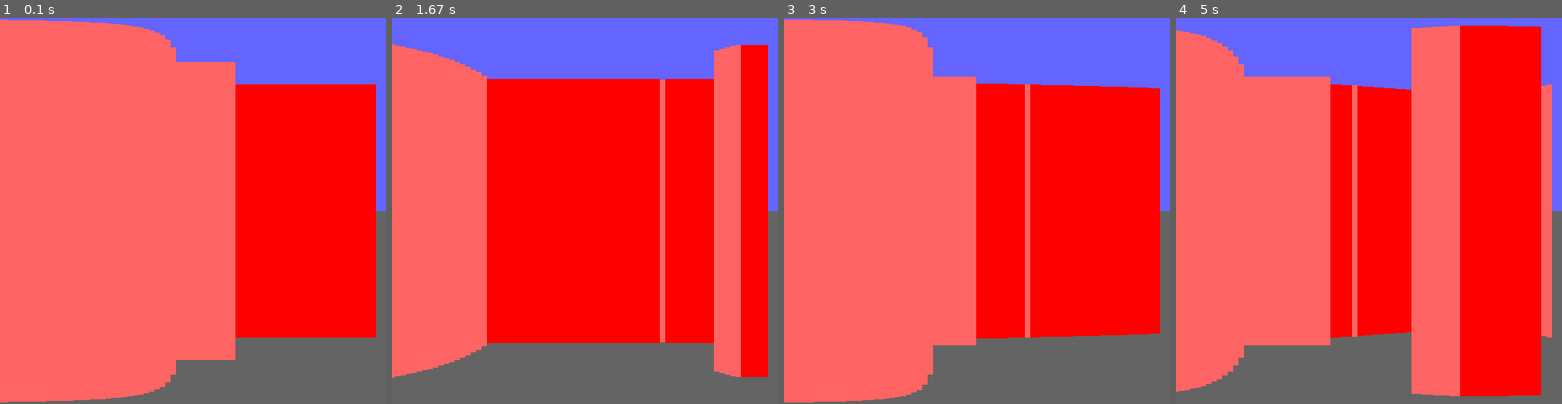
Above: before the commit, frames 1-4 (left to right).
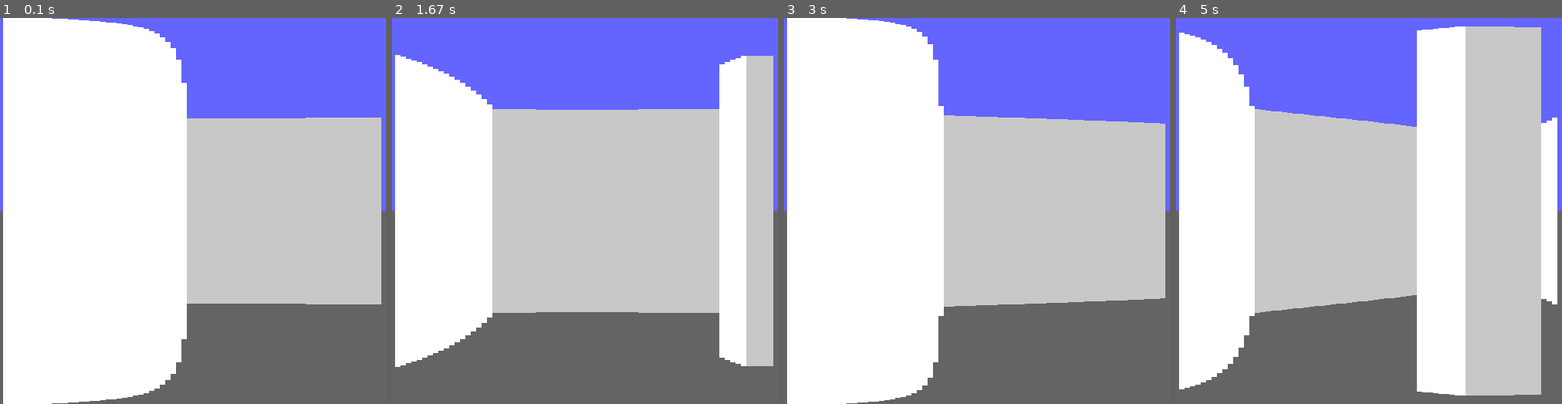
Above: after the commit, the same moments.

Repository: B8its/Pygame-Raycaster
Game: pygame game, started from main.py
The game is run twice, just before and just after one commit, with the same random seed, the same clock (stepped at 60 frames per second) and the same inputs.
Inputs (mouse positions are in pixels of both pictures, inside the frame that each line leads up to):
- Up to frame 1 (0.1 s): no input
- Up to frame 2 (1.67 s): hold D 0.33-0.8 s; move the mouse to (569, 226) at 0.37 s; hold W 0.83-1.13 s; move the mouse to (708, 199) at 0.87 s; hold D 1.17-1.63 s; move the mouse to (492, 214) at 1.2 s
- Up to frame 3 (3 s): hold A 1.67-2.2 s; move the mouse to (857, 153) at 1.7 s; tap E at 1.82 s; hold S 2.23-2.53 s; move the mouse to (1034, 75) at 2.27 s; hold A 2.57-2.97 s; move the mouse to (1023, 245) at 2.6 s
- Up to frame 4 (5 s): hold W 3-3.37 s; move the mouse to (1376, 79) at 3.03 s; tap E at 3.15, 4.62 s; hold D 3.4-4.03 s; move the mouse to (1230, 199) at 3.43 s; hold S 4.07-4.43 s; move the mouse to (1372, 253) at 4.1 s; hold A 4.47-4.93 s; move the mouse to (1357, 145) at 4.5 s; hold D from 4.97 s (still down)

The runs differ from the first frame. In frame 1, 81% of the frame differs, in the area x 0-99%, y 0-100%; in frame 2, 73%; in frame 3, 77%; in frame 4, 79%.

Commit message:
Update main.py
Fixed the problem where the rays casted would go out of the boundary. This happened because of an index out of range error, causing it to use the previous distance variable, causing so problems.

Diff:
--- a/main.py
+++ b/main.py
@@ -340,7 +340,6 @@
         xpoint = 0
         ypoint = 0
         ang = 0
-
         Hdist = 25
 
         for angle in range(int(self.angle-self.fov/2), int(self.angle+self.fov/2)) :
@@ -358,7 +357,7 @@
             else:
                 tang = self.angle-ang
 
-            dist = 200/math.cos(numpy.radians(tang))
+            dist = 15/math.cos(numpy.radians(tang))
             if ang == 0 or ang == 360: # X axis wall detection
                 None
             elif ang >180:
@@ -373,14 +372,19 @@
 
                     gpoint = [int((xpoint[0]-502)/20), int(xpoint[1]/20)]
                     #pygame.draw.line(screen, (0,0,255), [(((gpo)*20)+502)-(i*20),self.y], point)
-                    #pygame.draw.line(screen, (0,255,0), [self.x, self.y], xpoint)
+
 
                     try:
+                        #pygame.draw.line(screen, (0,255,0), [self.x, self.y], xpoint)
                         if lvl[gpoint[0]-1, gpoint[1]] >0:
-                            xtdist = math.sqrt(xdist**2+ydist**2)
+
+                            xtdist = math.sqrt((xdist)**2+(ydist)**2)
                             adist  = math.cos(numpy.radians(tang))*xtdist
+
+
                             break
                     except:
+                        xtdist = 100000000000
                         pass
 
             else:
@@ -391,21 +395,25 @@
                 for i in range(0, 25-gpo):
 
                     f = i+gpo+1
-                    xdist = ((i*20)+gx)
+                    xdist = (i*20+gx)
                     ydist = math.tan(numpy.radians(90-ang))*((i*20)+gx)
                     xpoint = [f*20+502, self.y-ydist]
 
                     gpoint = [int((xpoint[0]-502)/20), int(xpoint[1]/20)]
 
                     #pygame.draw.line(screen, (0,0,255), [f*20+502,self.y], point)
-                    #pygame.draw.line(screen, (0,255,0), [self.x, self.y], xpoint)
+
 
                     try:
+                        #pygame.draw.line(screen, (0,255,0), [self.x, self.y], xpoint)
                         if lvl[gpoint[0], gpoint[1]] >0:
-                            xtdist = math.sqrt(xdist**2+ydist**2)
+
+                            xtdist = math.sqrt((xdist)**2+(ydist)**2)
                             adist = math.cos(numpy.radians(tang))*xtdist
+
                             break
                     except:
+                        xtdist = 100000000000
                         pass
 
 
@@ -414,28 +422,30 @@
             gy = (self.y) - (int(gposy)*20)
 
             if ang==0 or ang == 360: #X axis wall detection
-                pass
+                None
 
             elif ang>=270 or ang>=0 and ang<=90:
                 for i in range(0,gpb):
                     xdist = math.tan(numpy.radians(ang))*(gy+(i*20))
-                    ydist = (gy+(i*20))
+                    ydist = (gy+i*20)
                     ypoint = [self.x+xdist, self.y-ydist]
 
                     gpoint = [int((ypoint[0]-502)/20), int(ypoint[1]/20)]
-                    #pygame.draw.line(screen, (0,0,0), [self.x, (gpb*20)-(i*20)], point)
-                    #pygame.draw.line(screen, (255,255,0), [self.x, self.y], ypoint)
+
+
 
                     try:
+                        #pygame.draw.line(screen, (255,255,0), [self.x, self.y], ypoint)
                         if lvl[gpoint[0], gpoint[1]-1] >0:
-
-                            ytdist = math.sqrt(xdist**2+ydist**2)
+                            ytdist  = math.sqrt((xdist)**2+(ydist)**2)
                             bdist = math.cos(numpy.radians(tang))*ytdist
+
                             break
                     except:
+
+                        ytdist = 1000000
                         pass
-                # if ang == self.angle:
-                #     print(gpoint)
+
 
 
             else:
@@ -450,34 +460,45 @@
                     ypoint = [self.x-xdist, f*20]
 
                     gpoint = [int((ypoint[0]-502)/20), int(ypoint[1]/20)]
-                    #pygame.draw.line(screen, (0,255,255), [self.x, (f*20)], point)
-                    #pygame.draw.line(screen, (255,255,0), [self.x, self.y], ypoint)
+
+
                     try:
+                        #pygame.draw.line(screen, (255,255,0), [self.x, self.y], ypoint)
                         if lvl[gpoint[0], gpoint[1]] >0:
-                            ytdist = math.sqrt(xdist**2+ydist**2)
+                            ytdist = math.sqrt((xdist)**2+(ydist)**2)
+
                             bdist = math.cos(numpy.radians(tang))*ytdist
                             break
                     except:
+                        ytdist = 10000000
                         pass
 
 
             try:
                 if ang != 0 or ang!=360:
                     if xtdist > ytdist:
-                        length = 500-(bdist/1000*400)
-                        pygame.draw.line(screen, (255,100,100), (int(width*trueI), int(250-length/2)), (int(width*trueI), int(250+length/2)), width = int(width))
+                        length = 500-((bdist-dist)/800*500)
+                        pygame.draw.line(screen, (255,255,255), (int(width*trueI+width), int(250-length/2)), (int(width*trueI+width), int(250+length/2)), width = int(width))
                         #print("y")
-
-                        pygame.draw.line(screen, (255,255,0), [self.x, self.y], ypoint)
+                        if ang == self.angle:
+                            pygame.draw.line(screen, (0,0,0), [self.x, self.y], ypoint)
+
+                        else:
+                            pygame.draw.line(screen, (255,255,0), [self.x, self.y], ypoint)
                     else:
-                        length = 500-(adist/1000*400)
+                        length = 500-((adist-dist)/800*500)
                         #print("n")
-                        pygame.draw.line(screen, (255,00,00), (int(width*trueI), int(250-length/2)), (int(width*trueI), int(250+length/2)), width = int(width))
-                        pygame.draw.line(screen, (255,255,0), [self.x,self.y], xpoint)
+                        pygame.draw.line(screen, (200,200,200), (int(width*trueI+width), int(250-length/2)), (int(width*trueI+width), int(250+length/2)), width = int(width))
+                        if ang == self.angle:
+                            pygame.draw.line(screen, (0,0,0), [self.x, self.y], xpoint)
+
+                        else:
+                            pygame.draw.line(screen, (255,255,0), [self.x,self.y], xpoint)
             except:
                 pass
             trueI+=1
 
+        #print(xtdist, xpoint, ytdist, ypoint, ydist)
         #print(self.angle)
 
 
@@ -518,7 +539,7 @@
         player.raycast(levels.lvl1)
         player.drawOpLine()
         player.lineLength()
-        #player.raycasty(levels.lvl1)
+        #player.raycastx(levels.lvl1)
         pygame.display.update()
         pygame.display.flip()
         #player.angle+=1
